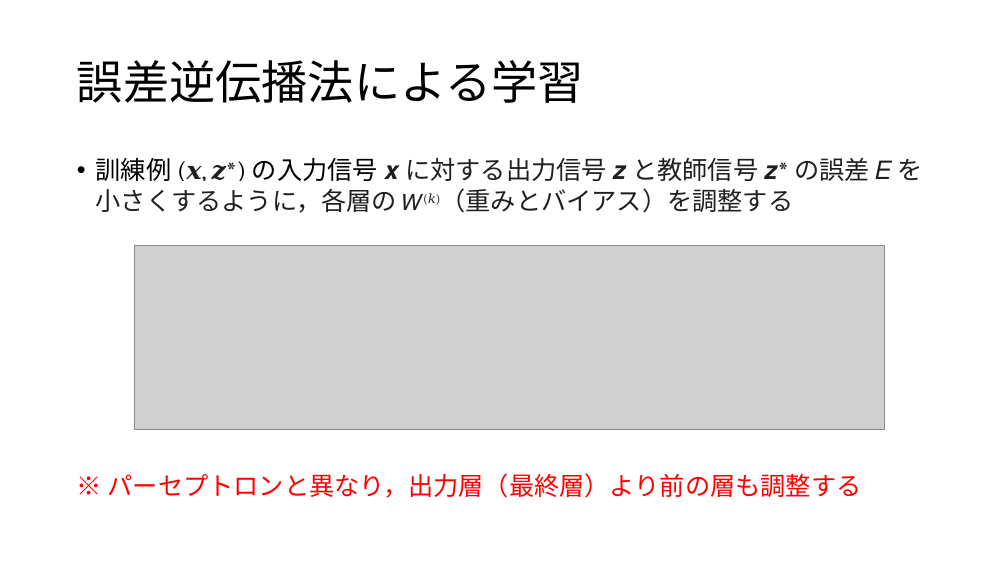
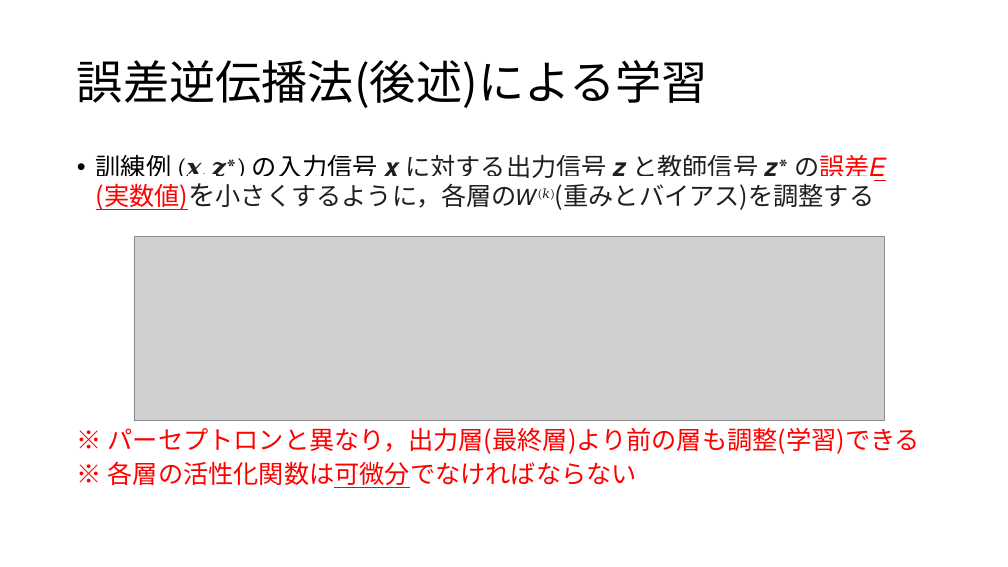
Before and after one commit to aliquisgg-hub/pages, a slide deck: slide 8 of Sc387/part10/FNN+BP.pptx. Drawn at 1008x567 pixels with LibreOffice and Linux fonts; fonts in the diff are those of the drawing; grey boxes stand for pictures. Boxes give left, top, right and bottom in pixels: in the first picture for what was removed or moved away, otherwise in the second. Text is boxed around its words. In the diff, an @@ line names an element or a change of style, - is before the commit and + after.

```diff
--- a/Sc387/part10/FNN+BP.pptx
+++ b/Sc387/part10/FNN+BP.pptx
@@ title at bbox=[77, 60, 708, 108]: text changed @@
-誤差逆伝播法による学習
+誤差逆伝播法(後述)による学習
@@ text at bbox=[96, 155, 920, 488]: text changed; font Cambria to Noto Sans CJK JP; text colour #1F1F1F to #FF0000 @@
-• 訓練例 (𝒙, 𝒛*) の入力信号 𝒙 に対する出力信号 𝒛 と教師信号 𝒛* の誤差 𝐸 を小さくするように，各層の 𝑊(𝑘)（重みとバイアス）を調整する
-※ パーセプトロンと異なり，出力層（最終層）より前の層も調整する
+• 訓練例 (𝒙, 𝒛*) の入力信号 𝒙 に対する出力信号 𝒛 と教師信号 𝒛* の誤差𝐸
+  (実数値)を小さくするように，各層の𝑊(𝑘)(重みとバイアス)を調整する
+※ パーセプトロンと異なり，出力層(最終層)より前の層も調整(学習)できる
+※ 各層の活性化関数は可微分でなければならない
@@ picture: place and size @@
-picture at bbox=[134, 246, 885, 430]
+picture at bbox=[134, 237, 885, 421]
```
Also in this commit, not shown: 11 other slides changed, 1 slide added, 3 other files.
